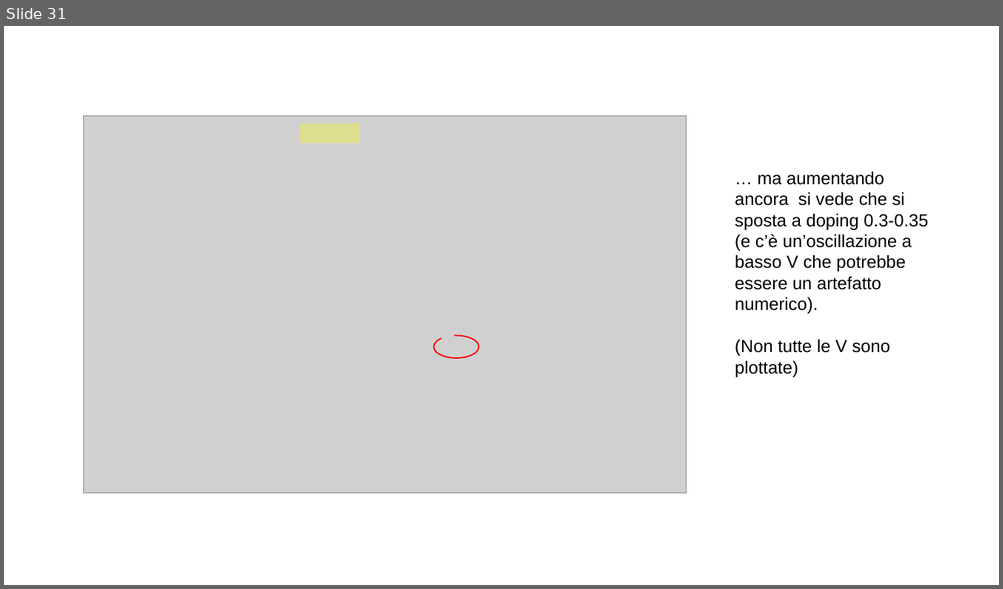
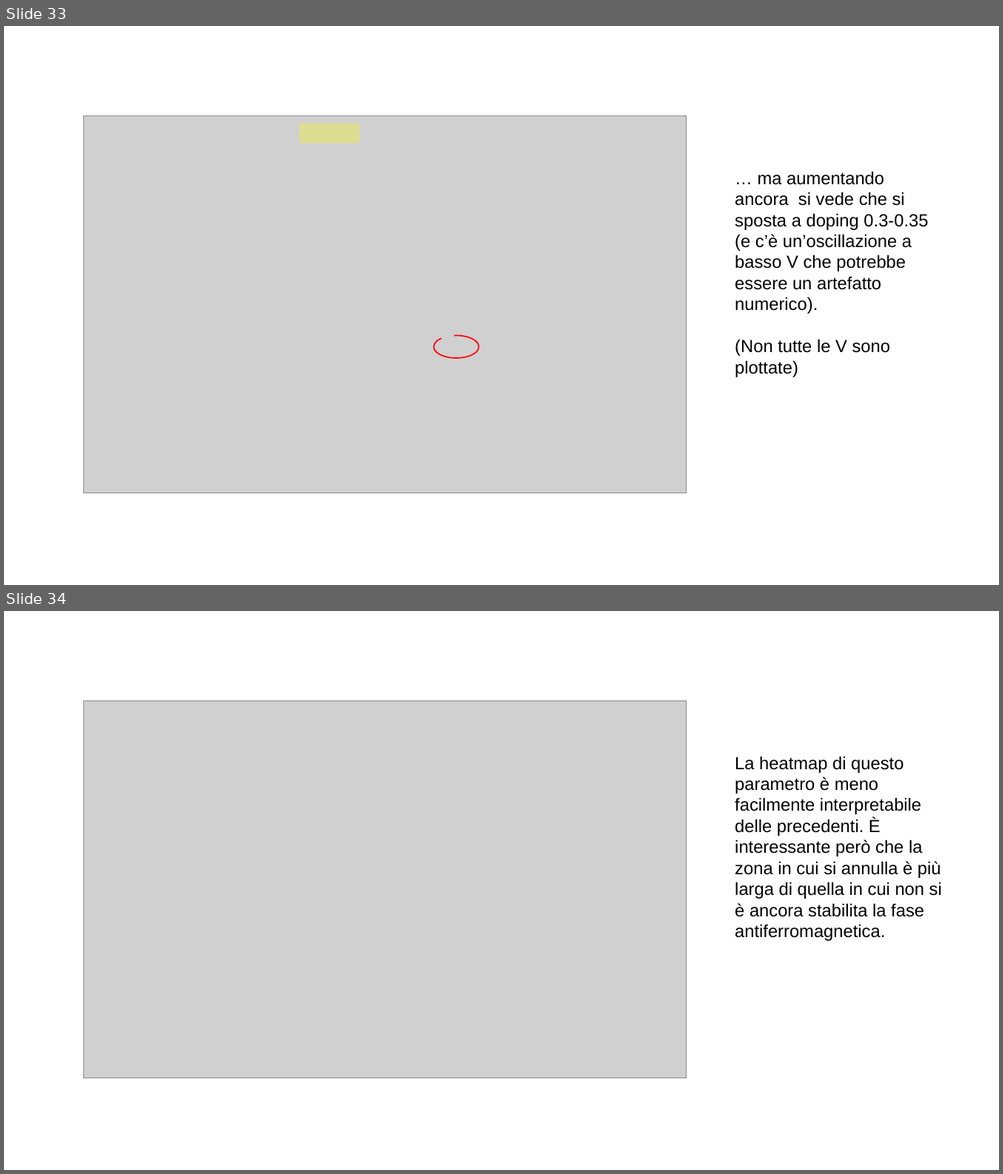
Before and after one commit to nepero27178/LadderHubbardSC, a slide deck: Bin/IntermediateReport2/IntermediateReport2.odp. Shown one above the other, each under a label of ours: slide 31 before the commit, slides 33 and 34 after it. The pictures are 1003x589 and 1003x1174 pixels, drawn with LibreOffice and Linux fonts; fonts in the diff are those of the drawing; grey boxes stand for pictures. Boxes give left, top, right and bottom in pixels: in the first picture for what was removed or moved away, otherwise in the second. Text is boxed around its words. In the diff, an @@ line names an element or a change of style, - is before the commit and + after.

```diff
--- a/Bin/IntermediateReport2/IntermediateReport2.odp
+++ b/Bin/IntermediateReport2/IntermediateReport2.odp
@@ slide 34 added at box(4, 611, 999, 1170), background #FFFFFF @@
@@ picture added at box(83, 701, 686, 1079) @@
@@ text added at box(734, 756, 942, 941), 14 pt, text #000000 @@
+La heatmap di questo parametro è meno facilmente interpretabile delle precedenti. È interessante però che la zona in cui si annulla è più larga di quella in cui non si è ancora stabilita la fase antiferromagnetica.
@@ what was slide 31 is now slide 33 @@
```
Also in this commit, not shown: 3 slides changed, 6 other slides added, 8 other files.
